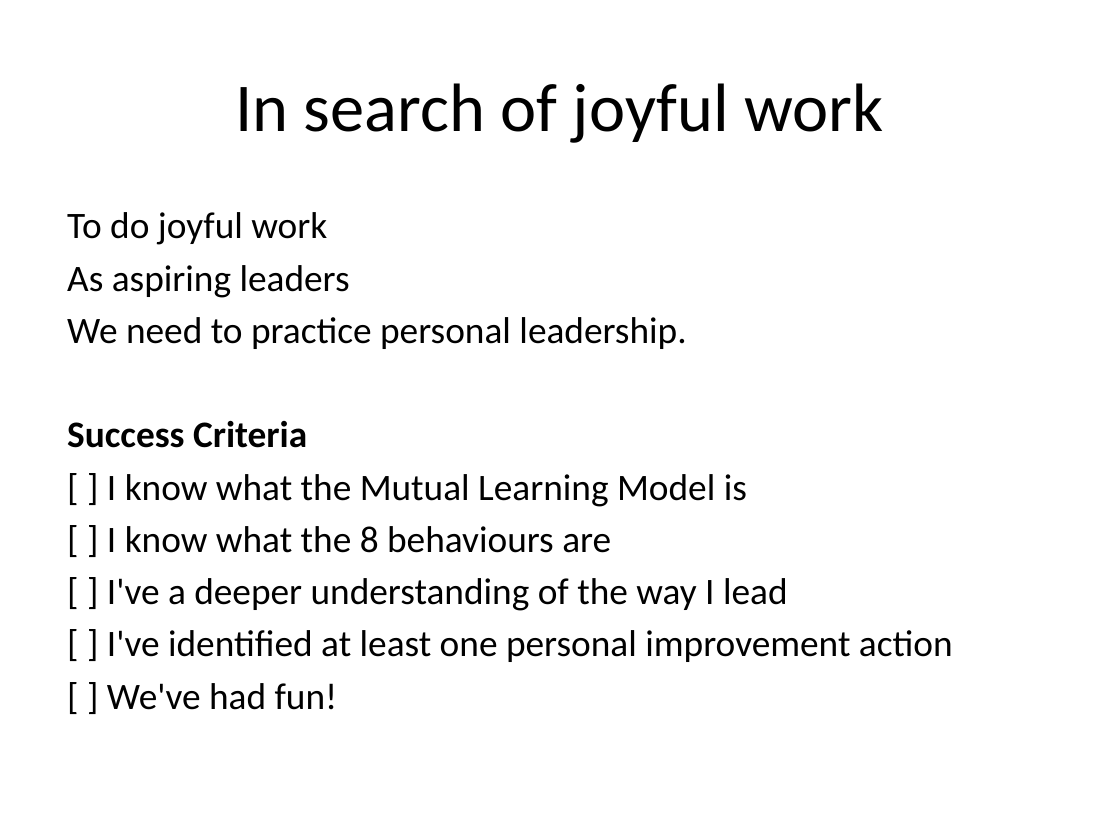
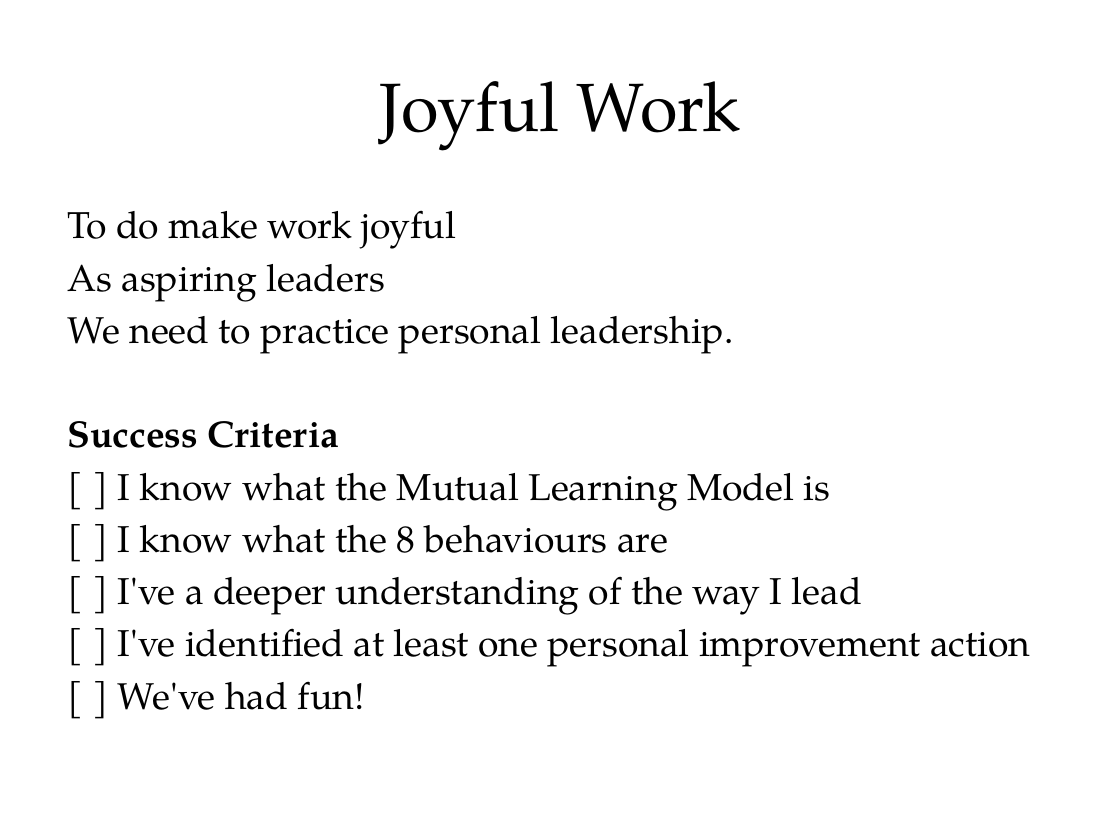
Before and after one commit to tumbarumba/effective-communication, a slide deck: slide 17 of The Fellowship of the Ring.pptx (slide 18 before the commit). Drawn at 1120x840 pixels with LibreOffice and Linux fonts; fonts in the diff are those of the drawing. Boxes give left, top, right and bottom in pixels: in the first picture for what was removed or moved away, otherwise in the second. Text is boxed around its words. In the diff, an @@ line names an element or a change of style, - is before the commit and + after.

```diff
--- a/The Fellowship of the Ring.pptx
+++ b/The Fellowship of the Ring.pptx
@@ title at bbox=[379, 81, 740, 151]: text changed; font Calibri to TeX Gyre Pagella @@
-In search of joyful work
+Joyful Work
@@ text at bbox=[67, 210, 457, 249]: text changed; font Calibri to TeX Gyre Pagella @@
-To do joyful work
+To do make work joyful
@@ text at bbox=[67, 264, 1030, 710]: font Calibri to TeX Gyre Pagella @@
```
Also in this commit, not shown: 19 other slides changed, 6 slides added, 5 slides removed.
